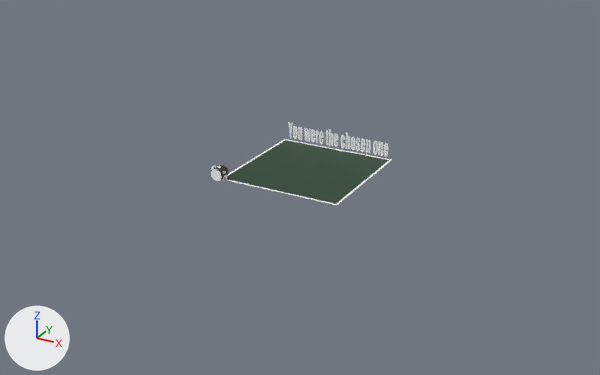
What one commit did to the Blender file assets/assets.blend.
Before and after are seen from a camera (50 mm lens) standing at (33.7, -48.5, 25.0) and looking at (3.1, 7.1, -2.8). The axes (+X, +Y, +Z) are drawn at lower left. The lights are the same throughout. The older version comes first.

The first picture shows 'Grass', 'Hay', 'Item_cow'.
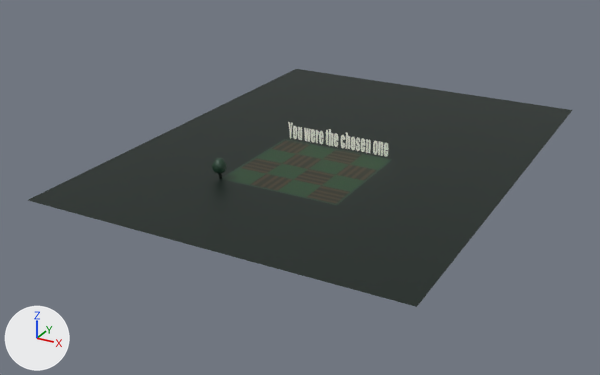
What differs and where, as boxes (x1, y1, x2, y2) in the pictures (600 x 375 px):
'Grass', reshaped (224% wider, 185% taller)
    before: (224, 122, 391, 205)
    after: (28, 69, 572, 307)
'Item_tree2', added
    after: (212, 158, 227, 179)
'Hay', hidden
    before: (211, 165, 228, 181)
'Item_cow', hidden
    before: (211, 165, 227, 181)
part 1 of me_plane_001, added
    after: (28, 69, 572, 307)
part 2 of me_plane_001, surface changed (darker)
    both: (224, 122, 391, 205)

The change in detail:
me_plane_001 is used by ob_grass; location (0.0, 0.0, 0.0).
Verts and faces of me_plane_001; kept vertices keep their numbers, new ones are numbered from 471.
Before the commit, vertices of me_plane_001: 0 (0.0, 0.0, 0.0), 1 (10.0, 0.0, 0.0) at pixel (336, 205), 2 (0.0, 10.0, 0.0) at pixel (284, 139), 3 (10.0, 10.0, 0.0) at pixel (392, 159).
me_plane_001 had 471 vertices, 440 faces and spanned x 0.0..10.0, y 0.0..10.0, z 0.0..1.63.
me_plane_001 now has 483 vertices, 448 faces and spans x -10.0..20.0, y -10.0..30.0, z 0.0..1.63.
Part 1, on me_plane_001:
New vertex 471 is at (20.0, 0.0, 0.0), pixel (472, 236).
New vertex 472 is at (20.0, 10.0, 0.0), pixel (514, 183).
New vertex 473 is at (-10.0, 0.0, 0.0), pixel (118, 155).
New vertex 474 is at (-10.0, 10.0, 0.0), pixel (189, 120).
New vertex 475 is at (0.0, 30.0, 0.0), pixel (379, 81).
New vertex 476 is at (10.0, 30.0, 0.0), pixel (470, 94).
New vertex 477 is at (20.0, 30.0, 0.0), pixel (572, 110).
New vertex 478 is at (-10.0, 30.0, 0.0), pixel (296, 68).
New vertex 479 is at (0.0, -10.0, 0.0), pixel (136, 230).
New vertex 480 is at (10.0, -10.0, 0.0), pixel (264, 265).
New vertex 481 is at (20.0, -10.0, 0.0), pixel (416, 306).
New vertex 482 is at (-10.0, -10.0, 0.0), pixel (27, 200).
New faces: (1, 471, 472, 3), (0, 2, 474, 473), (2, 475, 478, 474), (3, 472, 477, 476), (2, 3, 476, 475), (0, 473, 482, 479).
New faces: (1, 480, 481, 471), (0, 479, 480, 1).
me_plane_001 part 2: 440 kept faces spanning x 0.0..10.0, y 0.0..10.0, z 0.0..1.63 get new texture (UV) coordinates.
me_cylinder_001 has 96 vertices, 82 faces and spans x -0.486..0.486, y -0.486..0.486, z -0.005..0.967.
me_cylinder_001 is used by ob_hay; location (0.0, 0.0, 0.0).
me_cylinder_001 part 3: texture (UV) coordinates of 82 of 82 faces, centred in x -0.467..0.467, y -0.486..0.486, z 0.014..0.948, changed; they spanned u 0.9..0.97, v 0.43..0.49 and now span u 0.9..0.98, v 0.87..0.93.
Mesh me_cylinder_002 is new.
It has 48 vertices, 42 faces and spans x -0.59..0.59, y -0.59..0.59, z 0.02..1.64.
It uses material mat_material_001 (picture img_campfire_story_8x_png).
Object 'Item_cow' (ob_item_cow) is now hidden.
Object 'Hay' (ob_hay) is now hidden.
Object 'Item_tree2' (ob_item_tree2) is new; it shows me_cylinder_002.
Its location is (0.0, 0.0, 0.0).
